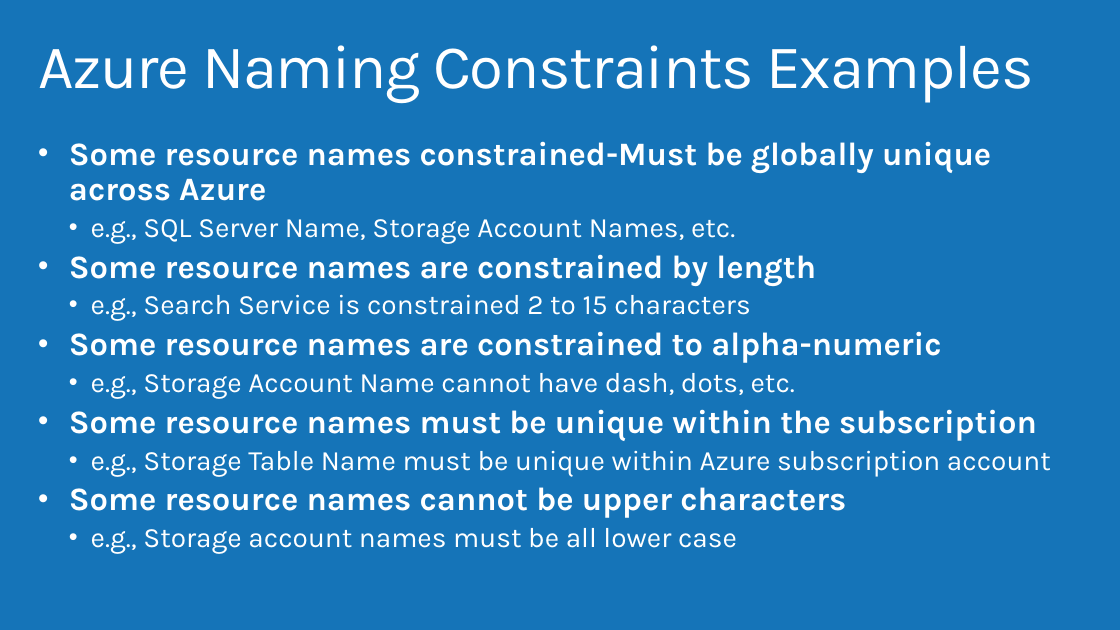
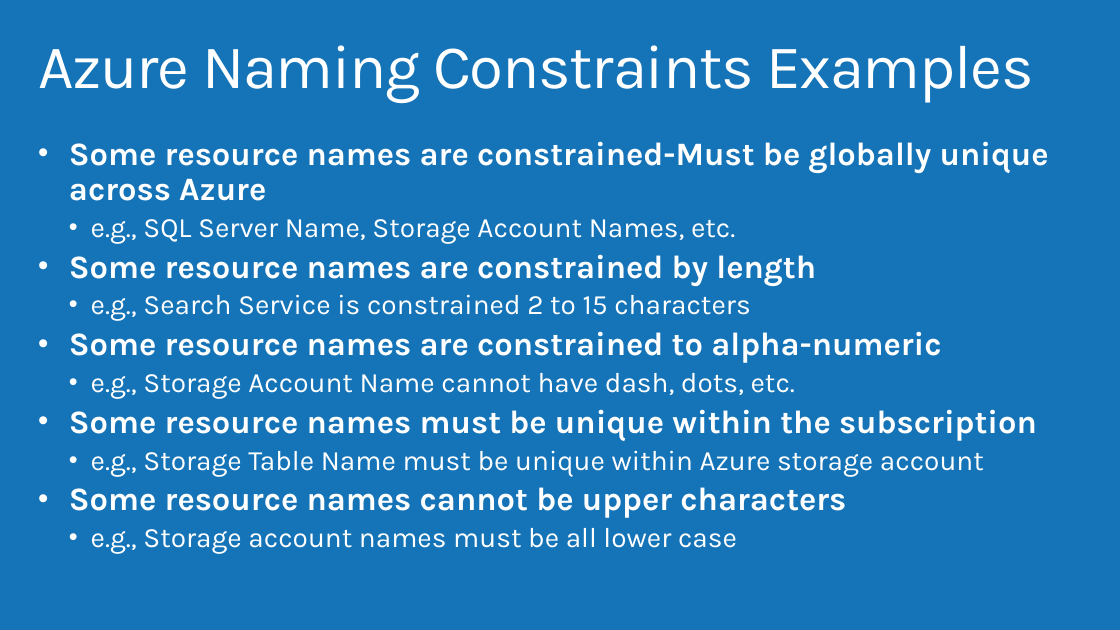
Before and after one commit to AzureCAT-GSI/Designing-and-Managing-Azure-Subscriptions, a slide deck: slide 36 of Designing and Managing Azure Subscriptions.pptx (slide 39 before the commit). Drawn at 1120x630 pixels with LibreOffice and Linux fonts; fonts in the diff are those of the drawing; background and template pictures are left out. Boxes give left, top, right and bottom in pixels: in the first picture for what was removed or moved away, otherwise in the second. Text is boxed around its words. In the diff, an @@ line names an element or a change of style, - is before the commit and + after.

```diff
--- a/Designing and Managing Azure Subscriptions.pptx
+++ b/Designing and Managing Azure Subscriptions.pptx
@@ text at (69,141,1049,201): text changed @@
-• Some resource names constrained-Must be globally unique across Azure
+• Some resource names are constrained-Must be globally unique across Azure
@@ text at (91,450,984,476): text changed @@
-  • e.g., Storage Table Name must be unique within Azure subscription account
+  • e.g., Storage Table Name must be unique within Azure storage account
```
Also in this commit, not shown: 20 other slides changed, 1 slide added, 6 slides removed.
